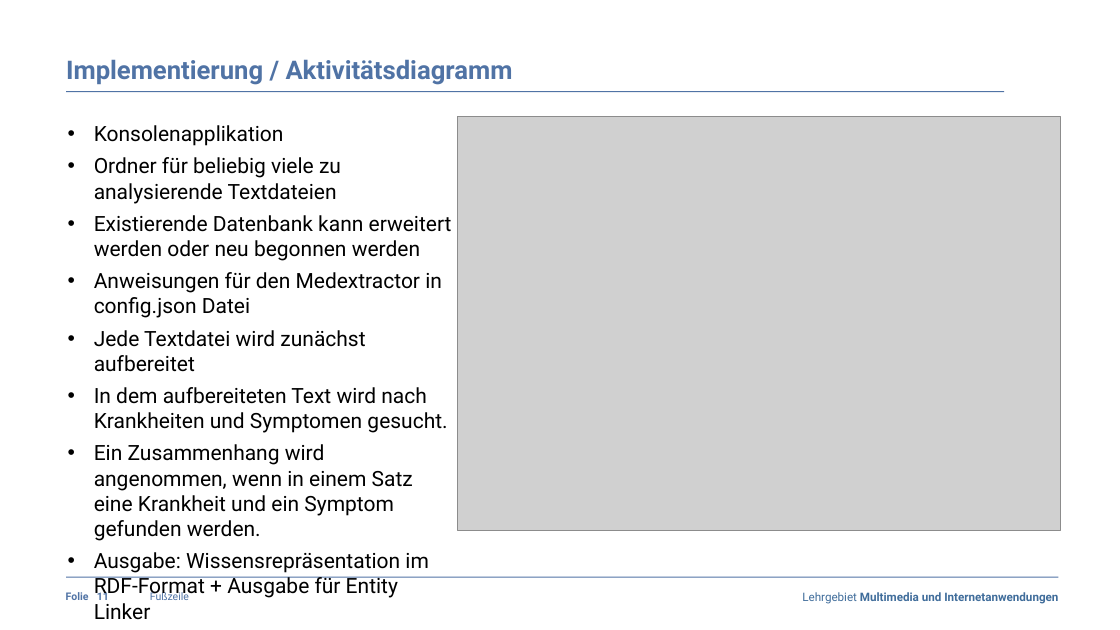
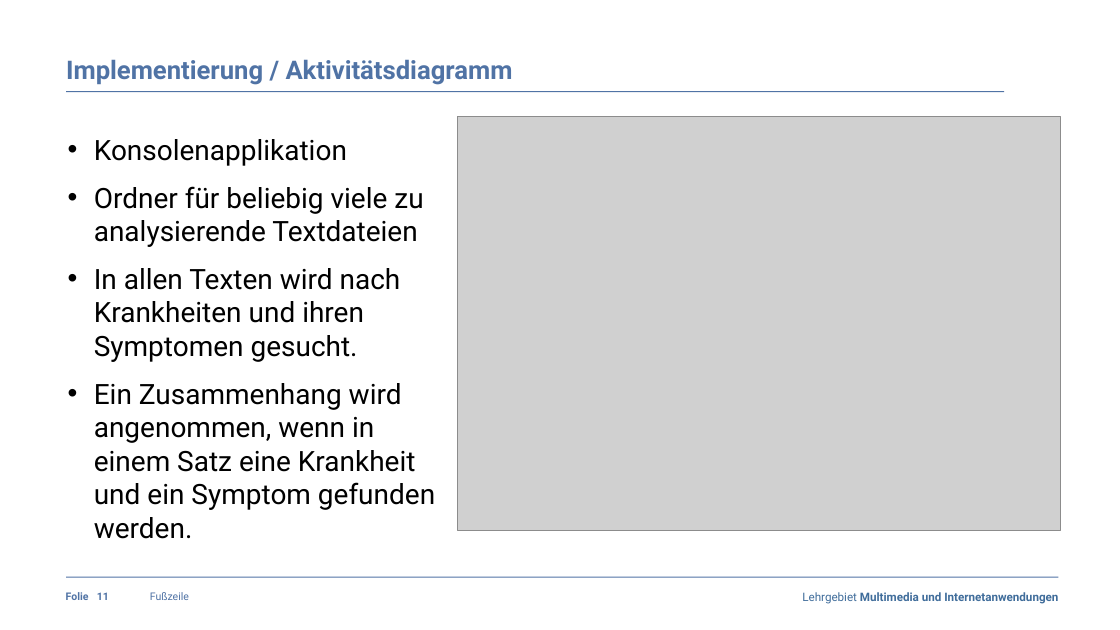
Before and after one commit to claraja/NLP_63458_WS22, a slide deck: slide 11 of Praesentation/Praesentation_Fachpraktikum_MedExtractor_Gruppe5.pptx. Drawn at 1120x630 pixels with LibreOffice and Linux fonts; fonts in the diff are those of the drawing; grey boxes stand for pictures; background and template pictures are left out. Boxes give left, top, right and bottom in pixels: in the first picture for what was removed or moved away, otherwise in the second. Text is boxed around its words. In the diff, an @@ line names an element or a change of style, - is before the commit and + after.

```diff
--- a/Praesentation/Praesentation_Fachpraktikum_MedExtractor_Gruppe5.pptx
+++ b/Praesentation/Praesentation_Fachpraktikum_MedExtractor_Gruppe5.pptx
@@ text "Konsolenapplikation": place and size @@
-text "Konsolenapplikation" at [94,125,452,619]
+text "Konsolenapplikation" at [94,139,435,510]
@@ text at [94,139,435,510]: size 18 to 24 pt in "Konsolenapplikation", "Ordner für beliebig viele zu analysierende Textdateien", "Ein Zusammenhang wird angenommen, wenn in einem ..."; more space between paragraphs @@
@@ text at [94,268,401,362]: text changed; size 18 to 24 pt @@
-• Existierende Datenbank kann erweitert werden oder neu begonnen werden
-• Anweisungen für den Medextractor in config.json Datei
-• Jede Textdatei wird zunächst aufbereitet
-• In dem aufbereiteten Text wird nach Krankheiten und Symptomen gesucht.
+• In allen Texten wird nach Krankheiten und ihren Symptomen gesucht.
@@ text at [94,552,428,619]: paragraph removed @@
-• Ausgabe: Wissensrepräsentation im RDF-Format + Ausgabe für Entity Linker
```
Also in this commit, not shown: 5 other slides changed, 2 slides added, 1 other file.
